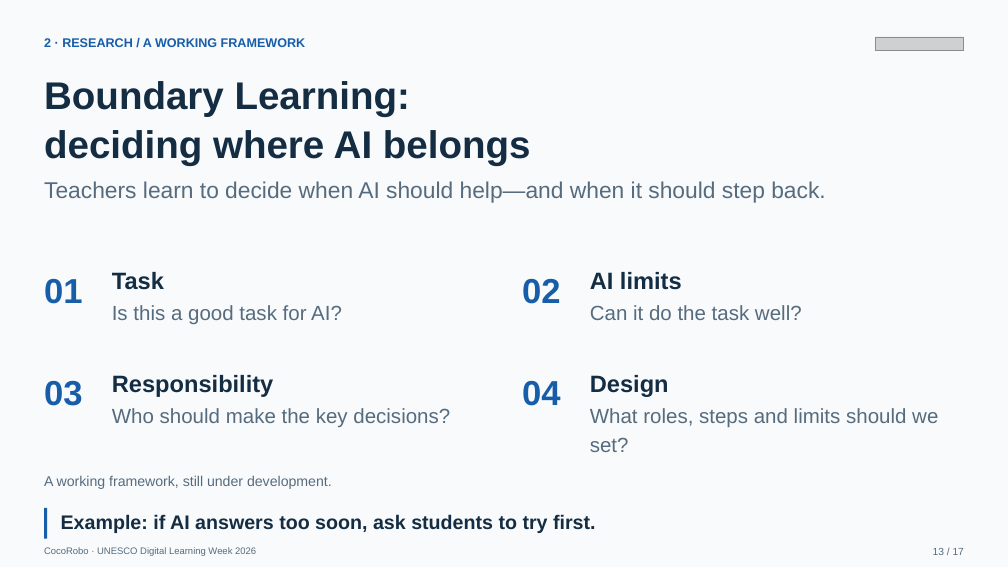
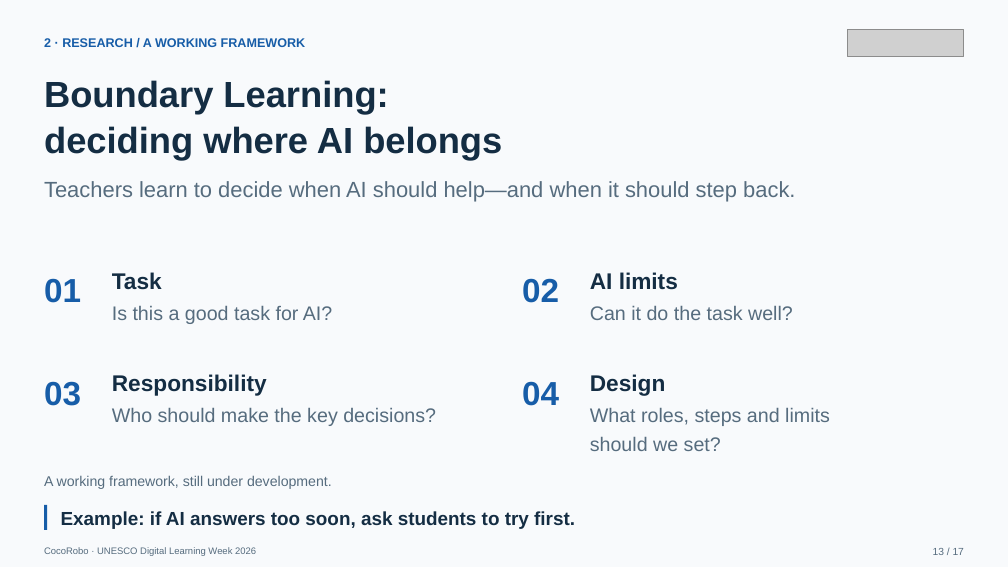
Before and after one commit to tonyxinvip/slides, a slide deck: slide 13 of teacher-agent-creators-10min/downloads/UNESCO_Teacher_AI_Agents_EN.pptx. Drawn at 1008x567 pixels with LibreOffice and Linux fonts; fonts in the diff are those of the drawing; grey boxes stand for pictures. Boxes give left, top, right and bottom in pixels: in the first picture for what was removed or moved away, otherwise in the second. Text is boxed around its words. In the diff, an @@ line names an element or a change of style, - is before the commit and + after.

```diff
--- a/teacher-agent-creators-10min/downloads/UNESCO_Teacher_AI_Agents_EN.pptx
+++ b/teacher-agent-creators-10min/downloads/UNESCO_Teacher_AI_Agents_EN.pptx
@@ picture: place and size @@
-picture at bbox=[876, 37, 964, 51]
+picture at bbox=[848, 30, 964, 57]
@@ text "Boundary Learning:" at bbox=[44, 80, 502, 161]: size 36.8 to 34.6 pt @@
@@ text "Teachers learn to decide when ..." at bbox=[44, 181, 795, 202]: size 21.8 to 20.9 pt; line spacing 1.2 to 1.22 @@
@@ size 33 to 31.6 pt; line spacing 1.2 to 1.22 in 4 elements at bbox=[44, 278, 81, 303], bbox=[522, 278, 559, 303], bbox=[44, 381, 81, 406], bbox=[522, 381, 559, 406] @@
@@ size 22.5 to 21.6 pt; line spacing 1.2 to 1.22 in 4 elements at bbox=[112, 272, 162, 290], bbox=[590, 272, 678, 290], bbox=[112, 374, 267, 396], bbox=[590, 374, 666, 396] @@
@@ size 19.5 to 18.8 pt; line spacing 1.2 to 1.22 in 3 elements at bbox=[112, 306, 332, 324], bbox=[590, 306, 793, 320], bbox=[112, 408, 436, 426] @@
@@ text at bbox=[590, 408, 830, 451]: text changed; size 19.5 to 18.8 pt @@
-What roles, steps and limits should we set?
+What roles, steps and limits
+should we set?
@@ rectangle: place and size @@
-rectangle at bbox=[44, 508, 47, 539]
+rectangle at bbox=[44, 505, 47, 530]
@@ text "Example: if AI answers too ..." at bbox=[61, 511, 575, 529]: size 18.8 to 18 pt; line spacing 1.2 to 1.18 @@
```
Also in this commit, not shown: 15 other slides changed, 11 other files.
